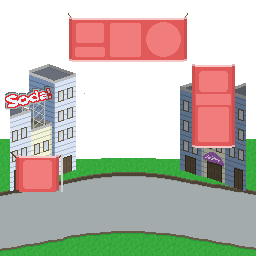
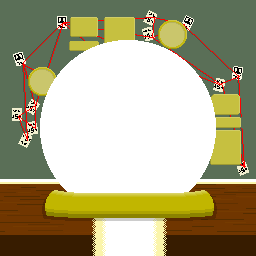
Revision of a layered 256x256 image; what changed, layer by layer:
added layer "Layer 2 copy" above "Layer 2" over [45, 190, 214, 218]
added layer "Layer 2" (20%) above "Layer 1" over [42, 193, 217, 221]
moved "Layer 1" above "Layer 5", painted on it over [10, 40, 246, 216]
removed layer "Layer 15" over [68, 13, 188, 62]
removed layer "Layer 17" (was 20%) over [0, 139, 256, 256]
added layer "Layer 5" above "Layer 4" over [0, 179, 256, 256]
added layer "Layer 4" above "Layer 9" over [0, 179, 256, 256]
renamed "Layer 16 copy" to "Layer 9", showed it, moved it above "Layer 7", painted on it over [12, 10, 249, 188]
removed layer "Layer 13" over [10, 152, 63, 192]
removed layer "Layer 12" over [192, 64, 235, 148]
removed layer "Layer 10" over [5, 86, 224, 168]
removed layer "Layer 1 copy" over [10, 64, 246, 191]
showed "Layer 7", painted on it over [0, 0, 256, 256]
painted on "Layer 6" over [0, 0, 256, 256]
